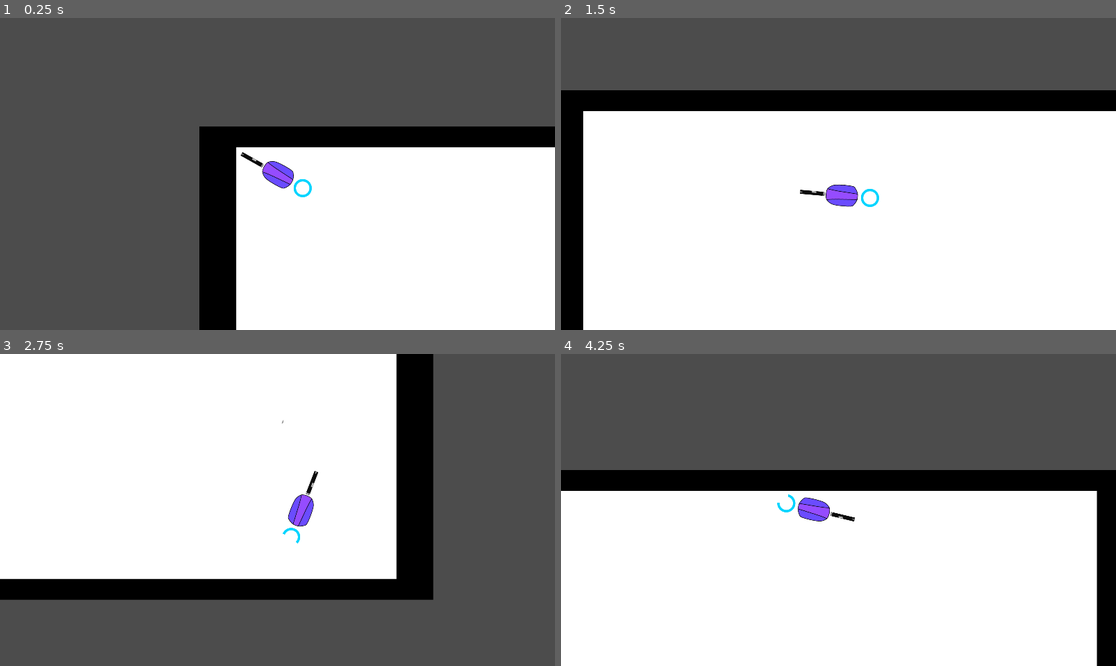
Above: before the commit, frames 1-4 (two rows, left to right).
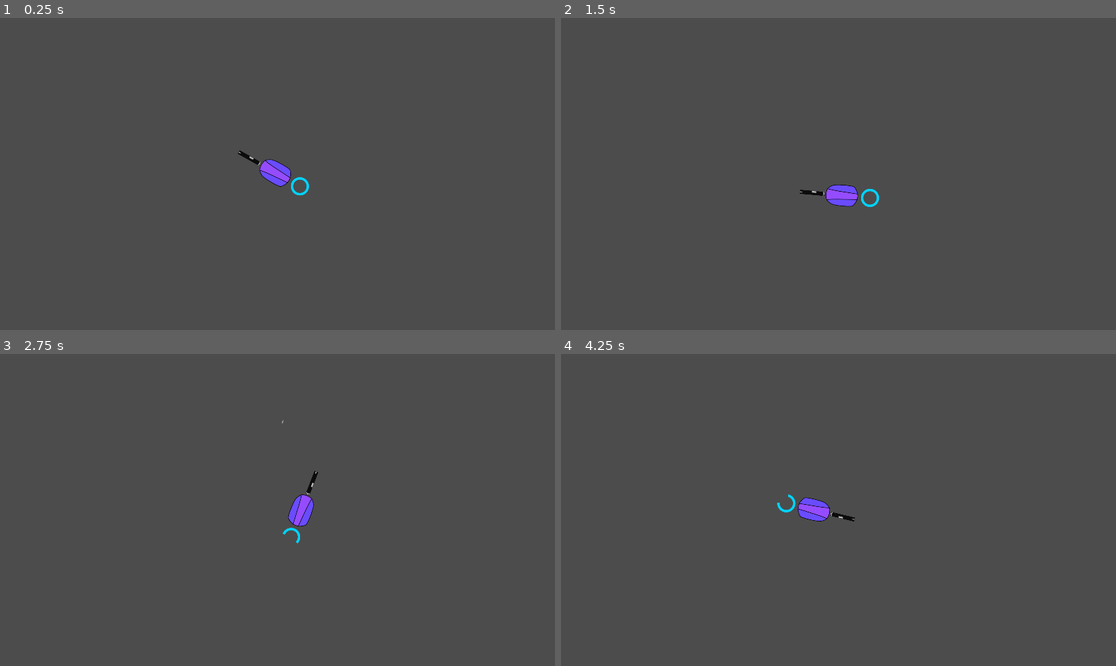
Above: after the commit, the same moments.

Repository: pbrechtmann/TDS
Game: Godot game, scene res://Scenes/World.tscn
Two runs of this game, one before a commit and one after it. Both use one fixed random seed, a clock stepped at 60 frames per second and the inputs below. The engine's default icon, where the game draws it, is replaced by a stand-in: a white triangle on a blue panel in a dark square.
Inputs (mouse positions are in pixels of both pictures, inside the frame that each line leads up to):
- Up to frame 1 (0.25 s): no input
- Up to frame 2 (1.5 s): move the mouse to (960, 158) at 0.52 s; hold D (right) 0.53-1.28 s; hold Tab (ui_focus_next) 0.53-1.28 s; tap Space (ui_select) at 0.77, 0.8, 1.07, 1.35 s; move the mouse to (727, 189) at 1.27 s; hold S (down) from 1.28 s (still down)
- Up to frame 3 (2.75 s): tap Space (ui_select) at 1.52, 1.82, 2.3 s; tap Tab (ui_focus_next) at 1.55 s; move the mouse to (333, 441) at 2.02 s; release S (down) at 2.03 s; press the mouse at (333, 441) at 2.03 s; hold D (right) from 2.03 s (still down)
- Up to frame 4 (4.25 s): move the mouse to (810, 572) at 2.77 s; release D (right) at 2.78 s; release the mouse at (810, 572) at 2.78 s; hold W (up) 2.78-3.53 s; tap Shift (dash) at 2.85 s; tap Space (ui_select) at 3.02, 3.32, 3.77, 3.8, 4.07 s; tap Tab (ui_focus_next) at 3.05 s; move the mouse to (1005, 556) at 3.52 s; hold A (left) from 3.53 s (still down); hold Tab (ui_focus_next) from 3.53 s (still down)

The runs differ from the first frame. In frame 1, 42% of the frame differs, in the area x 35-100%, y 34-100%; in frame 2, 76%, in the area x 0-100%, y 23-100%; in frame 3, 61%; in frame 4, 62%.
Error after the commit: Parse Error: The class "Room" shadows a native class. (res://Scenes/World/Generation/Room.gd:2)

Commit message:
integrated map generation into world

Diff:
--- a/Scenes/World.gd
+++ b/Scenes/World.gd
@@ -1,4 +1,6 @@
 extends Node2D
+
+onready var generator : Generator = $Generator
 
 onready var nav = $Navigation2D
 onready var player = $Player
@@ -11,3 +13,13 @@
 func _on_Player_game_over():
 	get_tree().call_group("Entity", "queue_free")
 	get_tree().reload_current_scene()
+
+
+
+func _on_Generator_done():
+	var map_container = generator.map_container
+	generator.remove_child(map_container)
+	add_child(map_container)
+	map_container.set_owner(self)
+	player.global_position = generator.start_position
+	generator.queue_free()
--- a/Scenes/World.tscn
+++ b/Scenes/World.tscn
@@ -1,43 +1,16 @@
-[gd_scene load_steps=5 format=2]
+[gd_scene load_steps=4 format=2]
 
 [ext_resource path="res://Scenes/Entities/Player/Player.tscn" type="PackedScene" id=1]
 [ext_resource path="res://Scenes/World.gd" type="Script" id=2]
-[ext_resource path="res://Scenes/Entities/Spawners/Spawner.tscn" type="PackedScene" id=3]
-
-[sub_resource type="NavigationPolygon" id=1]
-vertices = PoolVector2Array( 4.99481, 1074.74, 7.23975, -0.574829, 1919.92, 1.6701, 1915.43, 1076.99 )
-polygons = [ PoolIntArray( 0, 1, 2, 3 ) ]
-outlines = [ PoolVector2Array( 1915.43, 1076.99, 1919.92, 1.6701, 7.23975, -0.574829, 4.99481, 1074.74 ) ]
+[ext_resource path="res://Scenes/World/Generation/Generator.tscn" type="PackedScene" id=4]
 
 [node name="World" type="Node2D"]
 script = ExtResource( 2 )
 
-[node name="Polygon2D" type="Polygon2D" parent="."]
-polygon = PoolVector2Array( 0, 0, 1920, 0, 1920, 1080, 0, 1080 )
+[node name="Generator" parent="." instance=ExtResource( 4 )]
+
+[node name="Navigation2D" type="Navigation2D" parent="."]
 
 [node name="Player" parent="." instance=ExtResource( 1 )]
 position = Vector2( 142.553, 92.0419 )
-
-[node name="StaticBody2D" type="StaticBody2D" parent="."]
-
-[node name="CollisionPolygon2D" type="CollisionPolygon2D" parent="StaticBody2D"]
-polygon = PoolVector2Array( -128, 0, 1920, 0, 1920, 1080, -128, 1080, -128, 1152, 2048, 1152, 2048, -72, -128, -72 )
-
-[node name="CollisionPolygon2D2" type="CollisionPolygon2D" parent="StaticBody2D"]
-polygon = PoolVector2Array( -128, 0, -128, 1080, 0, 1080, 0, 0 )
-
-[node name="Polygon2D" type="Polygon2D" parent="StaticBody2D"]
-color = Color( 0, 0, 0, 1 )
-polygon = PoolVector2Array( -128, -72, -128, 0, 1920, 0, 1920, 1080, -128, 1080, -128, 1152, 2048, 1152, 2048, -72 )
-
-[node name="Polygon2D2" type="Polygon2D" parent="StaticBody2D"]
-color = Color( 0, 0, 0, 1 )
-polygon = PoolVector2Array( 0, 0, -128, 0, -128, 1080, 0, 1080 )
-
-[node name="Navigation2D" type="Navigation2D" parent="."]
-
-[node name="NavigationPolygonInstance" type="NavigationPolygonInstance" parent="Navigation2D"]
-navpoly = SubResource( 1 )
-
-[node name="CommonSpawner" parent="." instance=ExtResource( 3 )]
-position = Vector2( 836.588, 483.81 )
+z_index = 1
--- a/Scenes/World/Generation/Generator.gd
+++ b/Scenes/World/Generation/Generator.gd
@@ -27,13 +27,22 @@
 var door_connections : AStar2D
 var door_points : Array = []
 
+
+var start_position : Vector2
+
 onready var room_container = $Rooms
-onready var map = $TileMap
-
+onready var map_container = $Maps
+onready var map = $Maps/TerrainMap
+
+signal done
 
 func _ready():
+	if connect("done", get_parent(), "_on_Generator_done") != OK:
+		printerr("Connecting signal done to ", get_parent(), " failed.")
 	randomize()
 	make_rooms()
+	yield(get_tree(), "idle_frame")
+	make_map()
 
 
 func make_rooms():
@@ -47,7 +56,7 @@
 		room.set_collision_mask(512)
 		room.set_collision_layer(512)
 
-	yield(get_tree().create_timer(0.5), "timeout")
+	yield(get_tree(), "idle_frame")
 
 	for room in final_rooms:
 		room.position = room.position.snapped(Vector2(128, 128))
@@ -67,46 +76,6 @@
 		amount -= 1
 
 	return res
-
-
-func _draw():
-	for room in rooms_small:
-		if not (room == start_room or room == end_room):
-			draw_rect(room_to_rect(room), Color.darkorchid, false, 50, true)
-			draw_rect(room_to_rect(room, true), Color.darkorchid, false, 50, true)
-	for room in rooms_medium:
-		if not (room == start_room or room == end_room):
-			draw_rect(room_to_rect(room), Color.darkturquoise, false, 50, true)
-			draw_rect(room_to_rect(room, true), Color.darkturquoise, false, 50, true)
-	for room in rooms_large:
-		if not (room == start_room or room == end_room):
-			draw_rect(room_to_rect(room), Color.darkred, false, 50, true)
-			draw_rect(room_to_rect(room, true), Color.darkred, false, 50, true)
-	if start_room:
-		draw_rect(room_to_rect(start_room), Color.green, false, 50, true)
-		draw_rect(room_to_rect(start_room, true), Color.green, false, 50, true)
-	if end_room:
-		draw_rect(room_to_rect(end_room), Color.yellow, false, 50, true)
-		draw_rect(room_to_rect(end_room, true), Color.yellow, false, 50, true)
-	if path:
-		for p in path.get_points():
-			for c in path.get_point_connections(p):
-				var pp = path.get_point_position(p)
-				var cp = path.get_point_position(c)
-				draw_line(pp, cp, Color.darkorange, 50, true)
-	if door_connections:
-		for d in door_connections.get_points():
-			for c in door_connections.get_point_connections(d):
-				var dp = door_connections.get_point_position(d)
-				var cp = door_connections.get_point_position(c)
-				draw_line(dp, cp, Color.mediumvioletred, 50, true)
-	if not door_points.empty():
-		for d in door_points:
-			draw_circle(d[0]["pos"], 50, Color.chartreuse)
-
-
-func _process(_delta):
-	update()
 
 
 func find_graph(rooms_in):
@@ -205,29 +174,8 @@
 		start = temp
 
 	start_room = start
+	start_position = start_room.global_position + Vector2.ONE * tile_size / 2
 	end_room = end
-
-
-func _input(event):
-	if event.is_action_pressed("ui_select"):
-		for room in final_rooms:
-			room.queue_free()
-		if path:
-			path.clear()
-		if door_connections:
-			door_connections.clear()
-		final_rooms.clear()
-		start_room = null
-		end_room = null
-		map.clear()
-		door_points.clear()
-		for x in map.get_children():
-			x.queue_free()
-		make_rooms()
-	if event.is_action_pressed("ui_focus_next"):
-		make_map()
-		if path:
-			path.clear()
 
 
 func make_map():
@@ -279,8 +227,14 @@
 		merge_maps(map, new_room.tile_map)
 	link_door_graph()
 	carve_corridors()
-
 	map.update_bitmask_region()
+
+	for r in final_rooms:
+		r.queue_free()
+	final_rooms.clear()
+
+
+	emit_signal("done")
 
 
 func connect_doors(room_prefab : RoomPrefab, room):
@@ -291,41 +245,7 @@
 	for r in final_rooms:
 		if path.are_points_connected(room.astar_index, r.astar_index):
 
-			var extents : Vector2 = room.collision.shape.get_extents()
-			var center : Vector2 = room.position
-			var tl : Vector2 = center - extents
-			var tr : Vector2 = center + Vector2(extents.x, -extents.y)
-			var bl : Vector2 = center - Vector2(extents.x, -extents.y)
-			var br : Vector2 = center + extents
-
-			var tl_angle : float = center.direction_to(tl).angle()
-			var tr_angle : float = center.direction_to(tr).angle()
-			var bl_angle : float = center.direction_to(bl).angle()
-			var br_angle : float = center.direction_to(br).angle()
-
-			var path_angle : float = center.direction_to(r.position).angle()
-
-			var door_location : Vector2
-			var door_direction : Vector2
-
-			if path_angle >= tl_angle and path_angle < tr_angle:
-				door_location = doors[0]
-				door_direction = Vector2.UP
-			elif path_angle >= tr_angle and path_angle < br_angle:
-				door_location = doors[2]
-				door_direction = Vector2.RIGHT
-			elif path_angle >= tr_angle and path_angle < bl_angle:
-				door_location = doors[3]
-				door_direction = Vector2.DOWN
-			else:
-				door_location = doors[1]
-				door_direction = Vector2.LEFT
-
-			var start_dict : Dictionary = {
-				"pos": room_prefab.tile_map.to_global(room_prefab.tile_map.map_to_world(door_location)),
-				"dir": door_direction
-			}
-
+			var start_dict : Dictionary = get_door_dict(room, room_prefab, doors, r)
 
 			var t_room : RoomPrefab
 			for x in map.get_children():
@@ -336,43 +256,46 @@
 			if t_room.rotation_degrees == 90:
 				t_doors = [t_doors[1], t_doors[3], t_doors[0], t_doors[2]]
 
-			var t_extents : Vector2 = r.collision.shape.get_extents()
-			var t_center : Vector2 = r.position
-			var t_tl : Vector2 = t_center - t_extents
-			var t_tr : Vector2 = t_center + Vector2(t_extents.x, -t_extents.y)
-			var t_bl : Vector2 = t_center - Vector2(t_extents.x, -t_extents.y)
-			var t_br : Vector2 = t_center + t_extents
-
-			var t_tl_angle : float = t_center.direction_to(t_tl).angle()
-			var t_tr_angle : float = t_center.direction_to(t_tr).angle()
-			var t_bl_angle : float = t_center.direction_to(t_bl).angle()
-			var t_br_angle : float = t_center.direction_to(t_br).angle()
-
-			var t_path_angle : float = t_center.direction_to(room.position).angle()
-
-			var t_door_location : Vector2
-			var t_door_direction : Vector2
-
-			if t_path_angle >= t_tl_angle and t_path_angle < t_tr_angle:
-				t_door_location = t_doors[0]
-				t_door_direction = Vector2.UP
-			elif t_path_angle >= tr_angle and t_path_angle < t_br_angle:
-				t_door_location = t_doors[2]
-				t_door_direction = Vector2.RIGHT
-			elif t_path_angle >= t_tr_angle and t_path_angle < t_bl_angle:
-				t_door_location = t_doors[3]
-				t_door_direction = Vector2.DOWN
-			else:
-				t_door_location = t_doors[1]
-				t_door_direction = Vector2.LEFT
-
-
-			var end_dict : Dictionary = {
-				"pos": t_room.tile_map.to_global(t_room.tile_map.map_to_world(t_door_location)),
-				"dir": t_door_direction
-			}
+			var end_dict : Dictionary = get_door_dict(r, t_room, t_doors, room)
 
 			door_points.append([start_dict, end_dict])
+
+
+func get_door_dict(start_room, start_room_prefab : RoomPrefab, doors : Array, target_room) -> Dictionary:
+	var extents : Vector2 = start_room.collision.shape.get_extents()
+	var center : Vector2 = start_room.position
+	var tl : Vector2 = center - extents
+	var tr : Vector2 = center + Vector2(extents.x, -extents.y)
+	var bl : Vector2 = center - Vector2(extents.x, -extents.y)
+	var br : Vector2 = center + extents
+
+	var tl_angle : float = center.direction_to(tl).angle()
+	var tr_angle : float = center.direction_to(tr).angle()
+	var bl_angle : float = center.direction_to(bl).angle()
+	var br_angle : float = center.direction_to(br).angle()
+
+	var path_angle : float = center.direction_to(target_room.position).angle()
+
+	var door_location : Vector2
+	var door_direction : Vector2
+
+	if path_angle >= tl_angle and path_angle < tr_angle:
+		door_location = doors[0]
+		door_direction = Vector2.UP
+	elif path_angle >= tr_angle and path_angle < br_angle:
+		door_location = doors[2]
+		door_direction = Vector2.RIGHT
+	elif path_angle >= tr_angle and path_angle < bl_angle:
+		door_location = doors[3]
+		door_direction = Vector2.DOWN
+	else:
+		door_location = doors[1]
+		door_direction = Vector2.LEFT
+
+	return {
+		"pos": start_room_prefab.tile_map.to_global(start_room_prefab.tile_map.map_to_world(door_location)),
+		"dir": door_direction
+	}
 
 
 func link_door_graph():
--- a/Scenes/World/Generation/Generator.tscn
+++ b/Scenes/World/Generation/Generator.tscn
@@ -12,7 +12,9 @@
 current = true
 zoom = Vector2( 15, 15 )
 
-[node name="TileMap" type="TileMap" parent="."]
+[node name="Maps" type="Node" parent="."]
+
+[node name="TerrainMap" type="TileMap" parent="Maps"]
 show_behind_parent = true
 tile_set = ExtResource( 2 )
 cell_size = Vector2( 128, 128 )
--- a/Scenes/World/Generation/RoomPrefabs/RoomPrefab5x7.tscn
+++ b/Scenes/World/Generation/RoomPrefabs/RoomPrefab5x7.tscn
@@ -5,4 +5,4 @@
 [node name="RoomPrefab5x7" instance=ExtResource( 1 )]
 
 [node name="TileMap" parent="." index="0"]
-tile_data = PoolIntArray( -131076, 0, 4, -131075, 0, 196609, …(269 unchanged characters)…  -4, 0, 131075, -3, 2, 0, -2, 2, 0, -1, 0, 4, -65536, 0, 196609, -65535, 0, 7, -65534, 2, 0, -65533, 2, 0, -65532, 0, 131075, 65532, 3, 0, 65533, 2, 0, 65534, 2, 0, 65535, 0, 65539, 0, 2, 0, 1, 0, 65539, 2, 2, 0, 3, 2, 0, 4, 3, 0, 131068, 0, 3, 131069, 2, 0, 131070, 2, 0, 131071, 0, 196612, 65536, 0, 196609, 65537, 0, 196615, 65538, 2, 0, 65539, 2, 0, 65540, 0, 3, …(301 unchanged characters)…
+tile_data = PoolIntArray( -131076, 0, 4, -131075, 0, 196609, …(269 unchanged characters)…  -4, 0, 131075, -3, 2, 0, -2, 2, 0, -1, 2, 0, -65536, 2, 0, -65535, 2, 0, -65534, 2, 0, -65533, 2, 0, -65532, 0, 131075, 65532, 3, 0, 65533, 2, 0, 65534, 0, 196611, 65535, 2, 0, 0, 2, 0, 1, 2, 0, 2, 0, 196611, 3, 2, 0, 4, 3, 0, 131068, 0, 3, 131069, 2, 0, 131070, 2, 0, 131071, 2, 0, 65536, 2, 0, 65537, 2, 0, 65538, 2, 0, 65539, 2, 0, 65540, 0, 3, …(301 unchanged characters)…
--- a/project.godot
+++ b/project.godot
@@ -149,4 +149,5 @@
 
 [rendering]
 
+2d/options/use_nvidia_rect_flicker_workaround=true
 environment/default_environment="res://default_env.tres"
